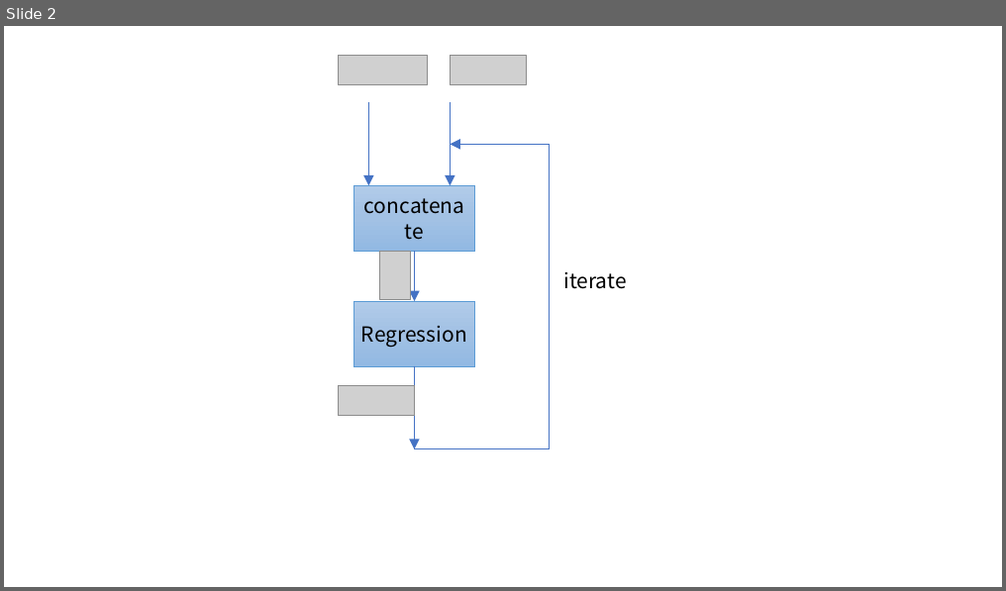
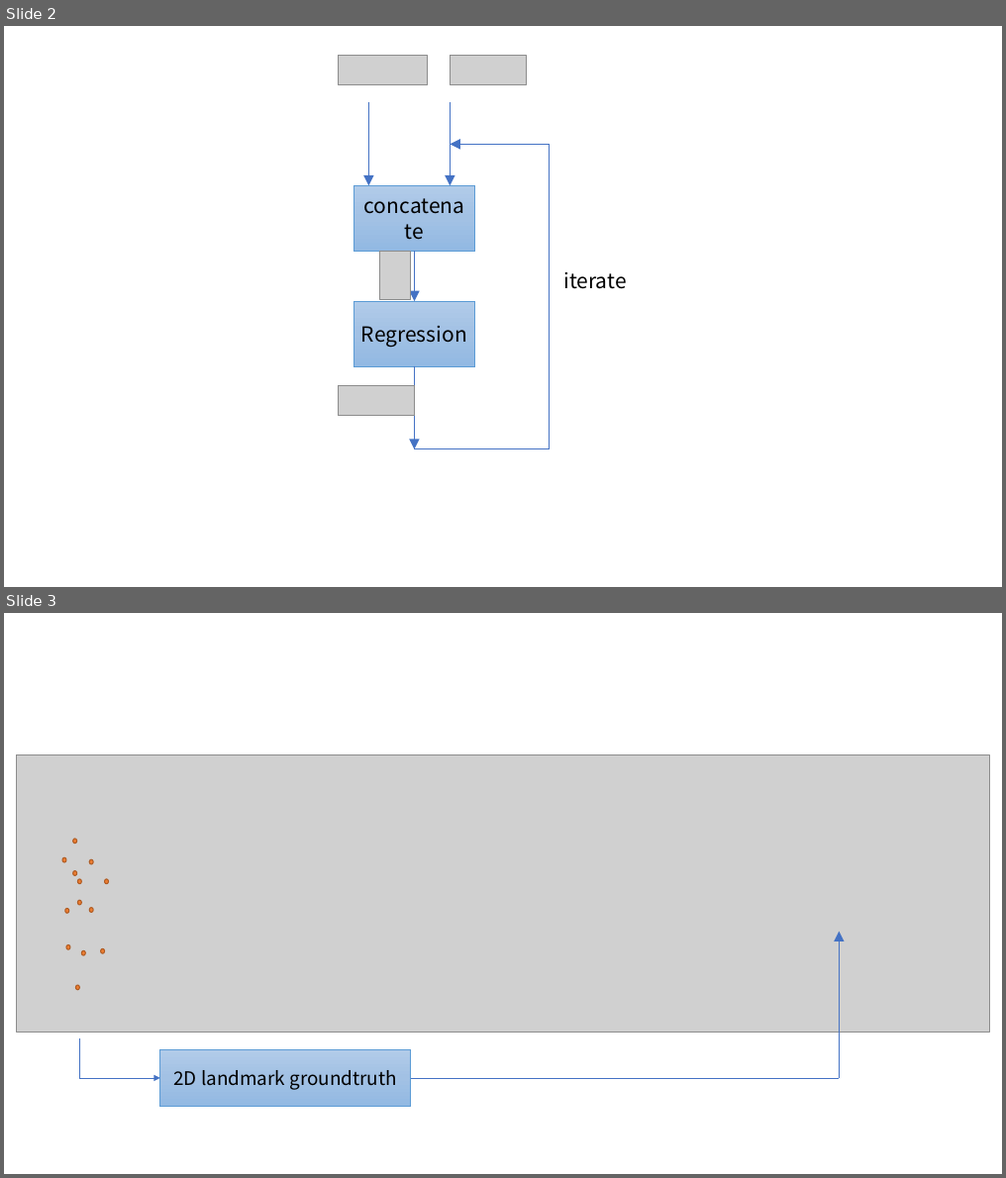
Before and after one commit to FesianXu/AI_Blog, a slide deck: 视频人体动捕技术/imgs/edit.pptx. Shown one above the other, each under a label of ours: slide 2 before the commit, slides 2 and 3 after it. The pictures are 1006x591 and 1006x1178 pixels, drawn with LibreOffice and Linux fonts; fonts in the diff are those of the drawing; grey boxes stand for pictures. Boxes give left, top, right and bottom in pixels: in the first picture for what was removed or moved away, otherwise in the second. Text is boxed around its words. In the diff, an @@ line names an element or a change of style, - is before the commit and + after.

```diff
--- a/视频人体动捕技术/imgs/edit.pptx
+++ b/视频人体动捕技术/imgs/edit.pptx
@@ slide 3 added at [4, 613, 1002, 1174], background #FFFFFF @@
@@ group added at [17, 756, 990, 1106]: 13 ellipses, 2 lines, 2 arrows, 1 picture, 1 rectangle @@
+2D landmark groundtruth
```
Also in this commit, not shown: 10 other files.
